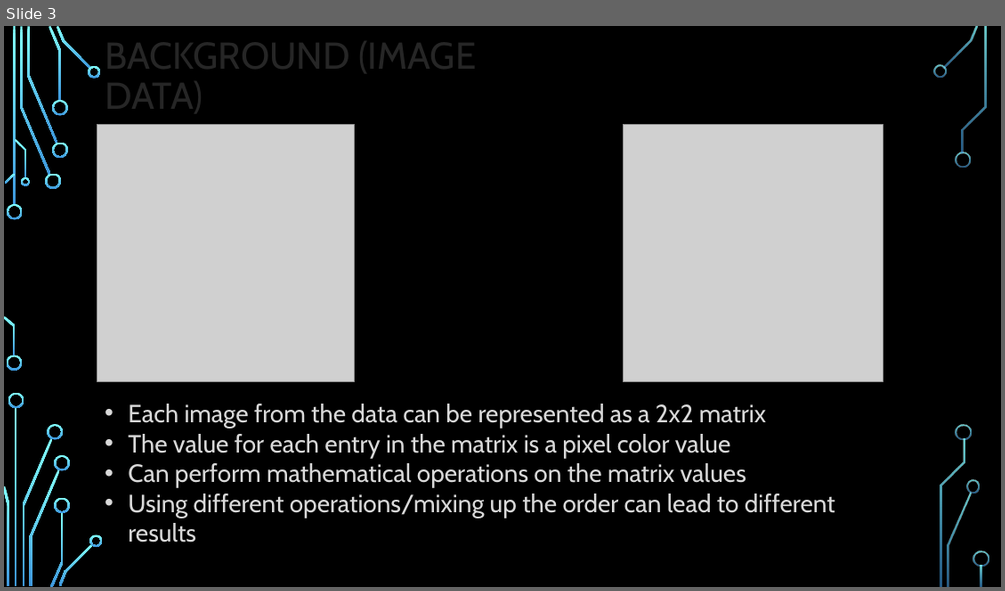
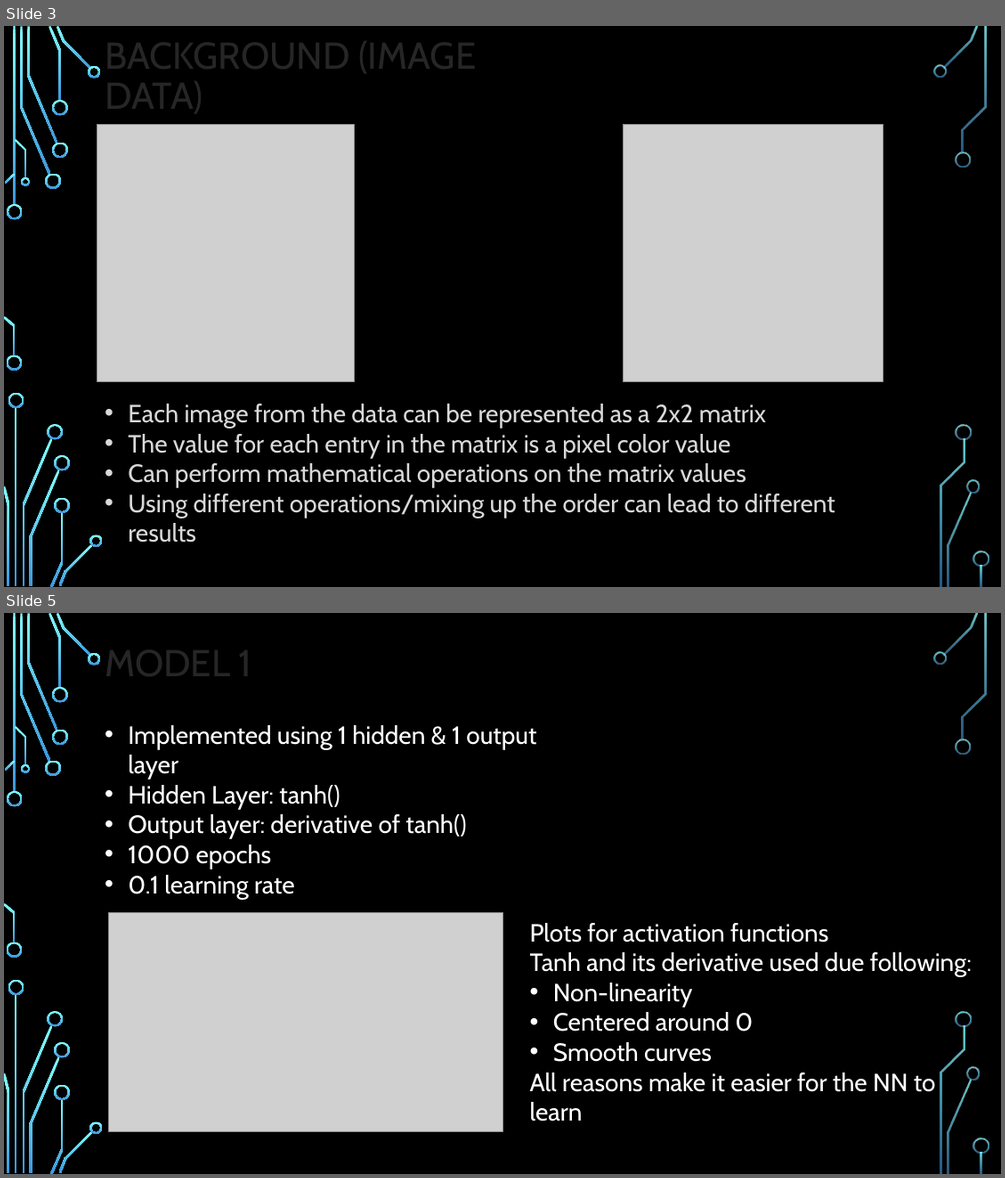
Before and after one commit to vdebnath/202_Honors_Option, a slide deck: Presentation.pptx. Shown one above the other, each under a label of ours: slide 3 before the commit, slides 3 and 5 after it; the slides between them are not shown. The pictures are 1005x591 and 1005x1178 pixels, drawn with LibreOffice and Linux fonts; fonts in the diff are those of the drawing; grey boxes stand for pictures; background and template pictures are left out. Boxes give left, top, right and bottom in pixels: in the first picture for what was removed or moved away, otherwise in the second. Text is boxed around its words. In the diff, an @@ line names an element or a change of style, - is before the commit and + after.

```diff
--- a/Presentation.pptx
+++ b/Presentation.pptx
@@ slide 5 added at (4,613,1001,1174), background picture (left out); not listed: 36 template elements that a slide beside it also shows @@
@@ title added at (105,641,252,686), 36 pt, text #262626 @@
+MODEL 1
@@ text added at (128,725,536,899), 24 pt, text #FFFFFF @@
+• Implemented using 1 hidden & 1 output layer
+• Hidden Layer: tanh()
+• Output layer: derivative of tanh()
+• 1000 epochs
+• 0.1 learning rate
@@ picture added at (109,913,502,1132) @@
@@ text added at (530,923,971,1092), 24 pt, text #FFFFFF @@
+Plots for activation functions
+Tanh and its derivative used due following:
+• Non-linearity
+• Centered around 0
+• Smooth curves
+All reasons make it easier for the NN to learn
```
Also in this commit, not shown: 1 slide changed, 9 other slides added, 1 slide removed.
